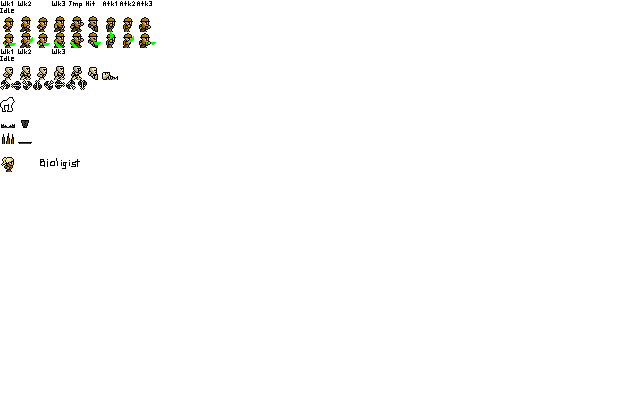
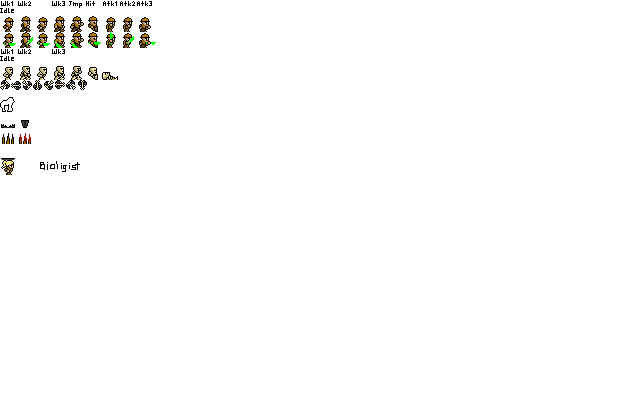
Layered file, before and after one edit (w=640, h=400). Changes by layer:
painted on "sprites" over 1, 133, 80, 175
